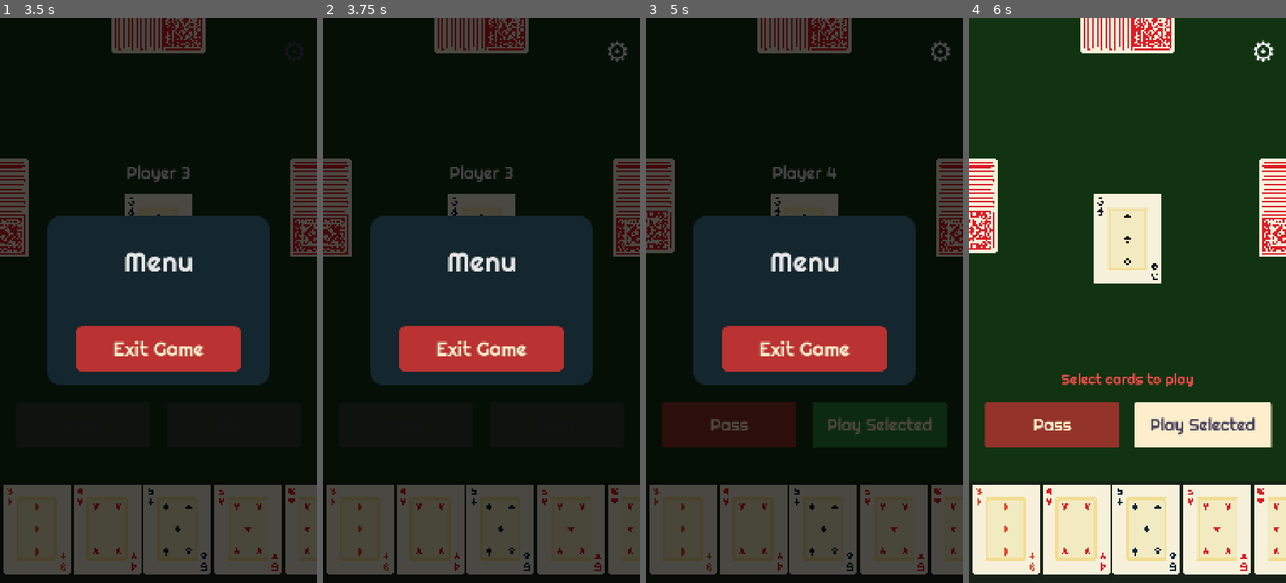
Above: before the commit, frames 1-4 (left to right).
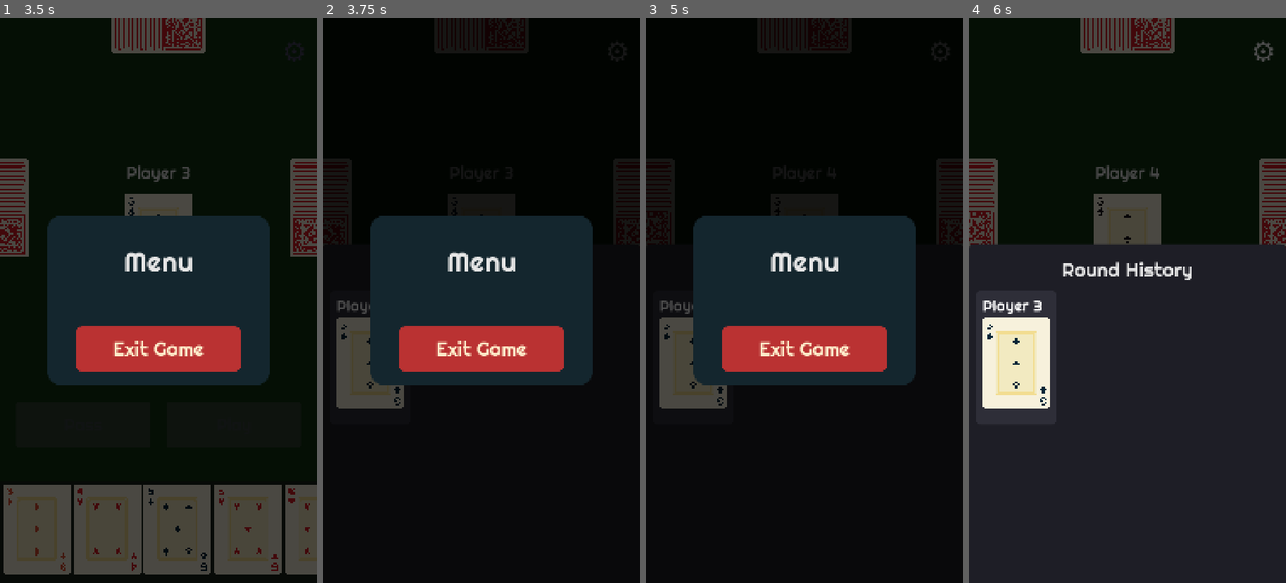
Above: after the commit, the same moments.

Repository: binhrobles/thirteen
Game: Godot game, scene res://scenes/main_menu.tscn
Same seed, same stepped clock (60 frames per second), same inputs: the game is played once before the commit and once after it.
Inputs (mouse positions are in pixels of both pictures, inside the frame that each line leads up to):
- Up to frame 1 (3.5 s): click "🎮 Local Game" at 0.5 s; click "⚙" at 1.25 s; click "⚙" at 2 s; click "⚙" at 2.75 s
- Up to frame 2 (3.75 s): drag from (481, 277) to (513, 176) at 3.52 s
- Up to frame 3 (5 s): tap Enter at 4.25 s; drag from (741, 328) to (788, 413) at 4.27 s
- Up to frame 4 (6 s): click "Play Selected" at 5 s; click "Play Selected" at 5.75 s

Frame 1 is identical in both runs. In frame 2, 23% of the frame differs, in the area x 0-100%, y 0-99%; in frame 3, 30%; in frame 4, 70%.

Commit message:
Fix Exit button by allowing clicks inside menu panel
Previous fix blocked ALL input when menu was visible, preventing
the Exit button from receiving clicks.

New logic:
- Check if mouse/touch event is inside or outside menu panel
- If INSIDE panel: return early, let button handle the click
- If OUTSIDE panel: consume event and dismiss menu
- For non-mouse events: consume to block keyboard shortcuts etc.

Now the Exit button works while still blocking all click-through
to game elements outside the menu.

Co-Authored-By: Claude Sonnet 4.5 <noreply@anthropic.com>

Diff:
--- a/scripts/in_game_menu.gd
+++ b/scripts/in_game_menu.gd
@@ -135,16 +135,24 @@
 
 func _input(event: InputEvent) -> void:
 	"""Capture ALL input events when menu is visible to prevent click-through"""
-	if visible:
-		# Consume ALL input events while menu is open
+	if not visible:
+		return
+
+	# For mouse/touch events, check if they're inside the menu panel
+	if event is InputEventMouseButton or event is InputEventScreenTouch:
+		var mouse_pos = get_viewport().get_mouse_position()
+
+		# If click is inside the menu panel, let it through to UI elements
+		if menu_panel and menu_panel.get_global_rect().has_point(mouse_pos):
+			return  # Don't consume - let the button handle it
+
+		# Click is outside panel - consume it and dismiss menu
 		get_viewport().set_input_as_handled()
-
-		# Check if we should dismiss the menu (clicking outside the panel)
 		if event is InputEventMouseButton and event.pressed and event.button_index == MOUSE_BUTTON_LEFT:
-			var mouse_pos = get_viewport().get_mouse_position()
-			# Check if click is outside the menu panel
-			if menu_panel and not menu_panel.get_global_rect().has_point(mouse_pos):
-				_dismiss()
+			_dismiss()
+	else:
+		# For non-mouse events (keyboard, etc), consume everything
+		get_viewport().set_input_as_handled()
 
 
 func show_menu() -> void:
